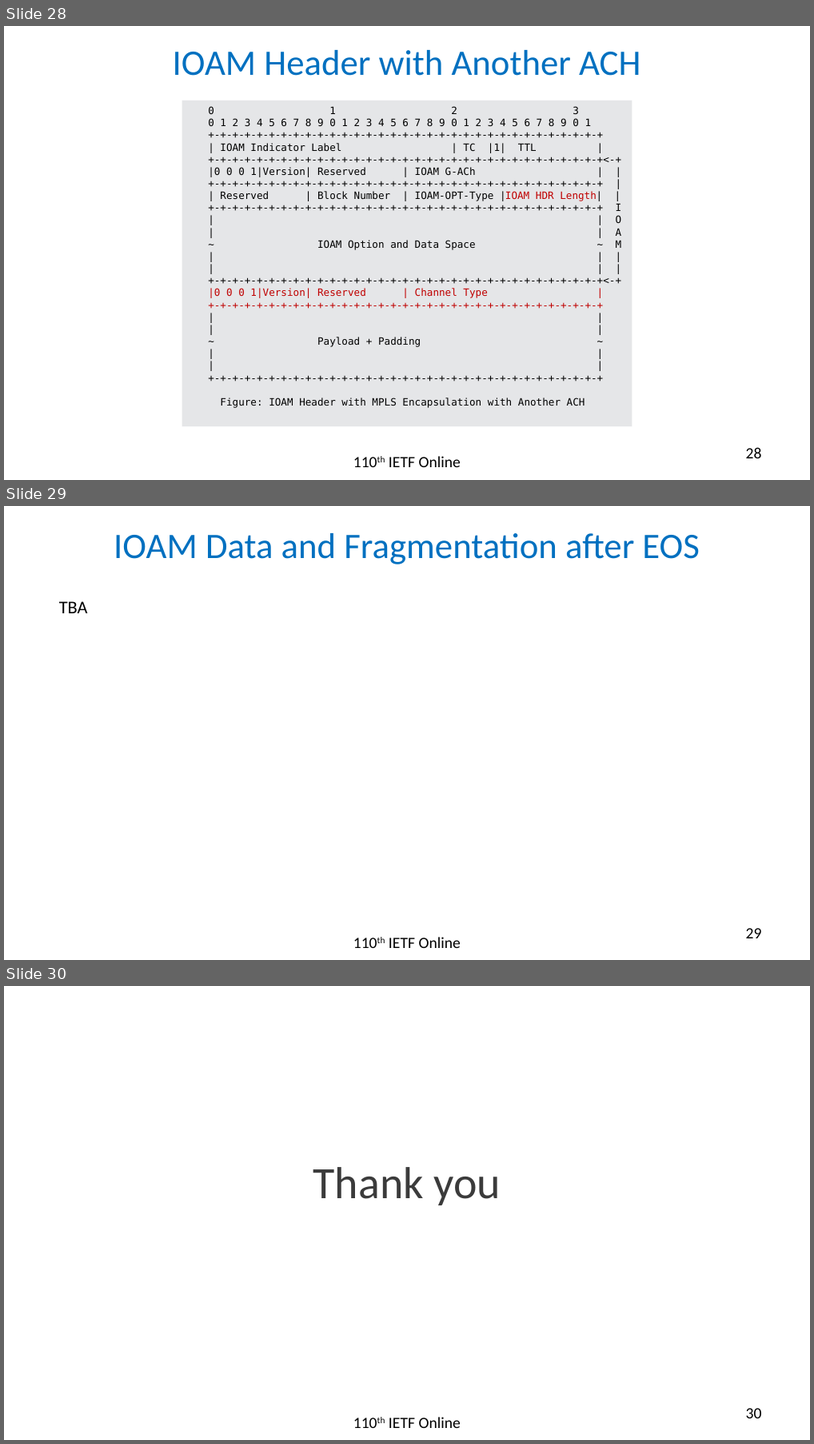
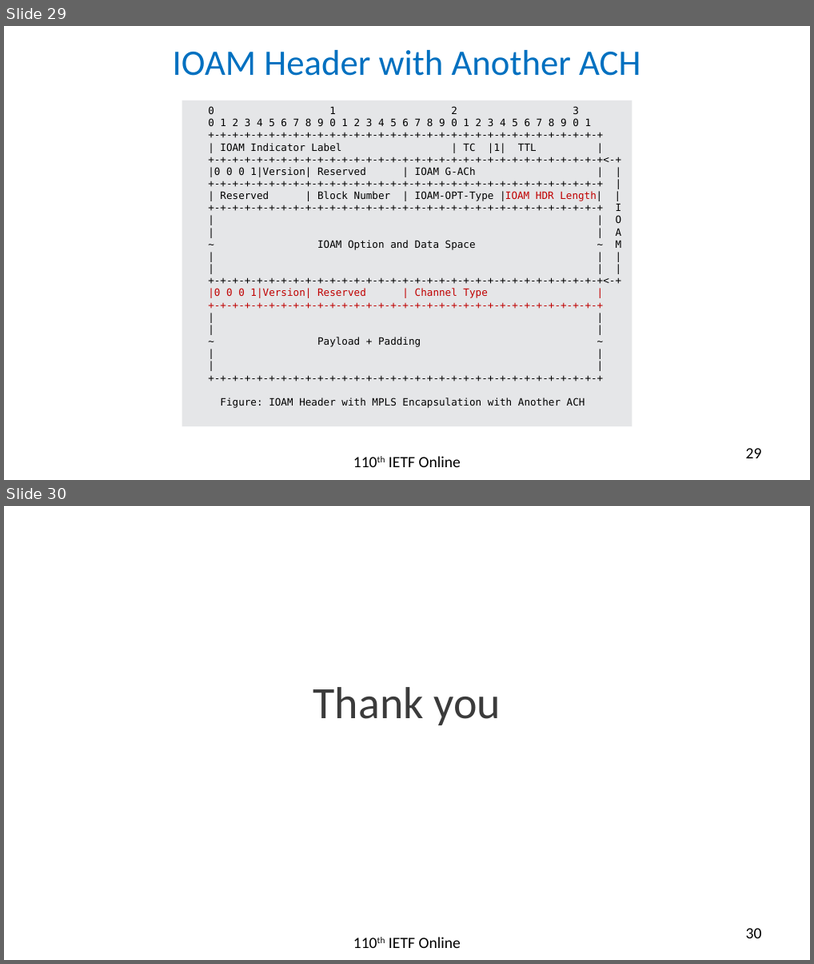
Before and after one commit to rakgandhi/ietf-slides, a slide deck: draft-gandhi-mpls-ioam-sr-05.pptx. Shown one above the other, each under a label of ours: slides 28, 29 and 30 before the commit, slides 29 and 30 after it. The pictures are 814x1444 and 814x964 pixels, drawn with LibreOffice and Linux fonts; fonts in the diff are those of the drawing. Boxes give left, top, right and bottom in pixels: in the first picture for what was removed or moved away, otherwise in the second. Text is boxed around its words. In the diff, an @@ line names an element or a change of style, - is before the commit and + after.

```diff
--- a/draft-gandhi-mpls-ioam-sr-05.pptx
+++ b/draft-gandhi-mpls-ioam-sr-05.pptx
@@ slide 29 removed at <box>4,506,810,960</box>, background #FFFFFF @@
@@ title removed at <box>114,533,699,564</box> @@
-IOAM Data and Fragmentation after EOS
@@ text removed at <box>59,601,88,613</box> @@
-TBA
@@ text removed at <box>389,936,461,948</box> @@
-110th IETF Online
@@ page number removed at <box>746,928,762,938</box> @@
-29
@@ what was slide 28 is now slide 29 @@
@@ page number at <box>746,448,762,458</box>: text changed @@
-28
+29
```
Also in this commit, not shown: 4 slides changed, 1 slide added, 1 other file.
